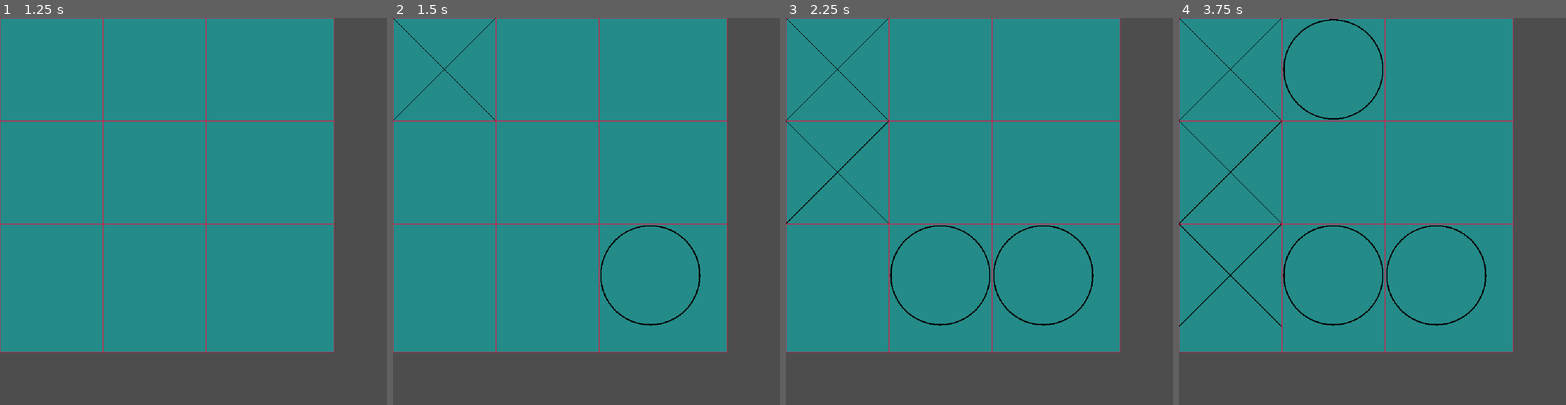
Above: before the commit, frames 1-4 (left to right).
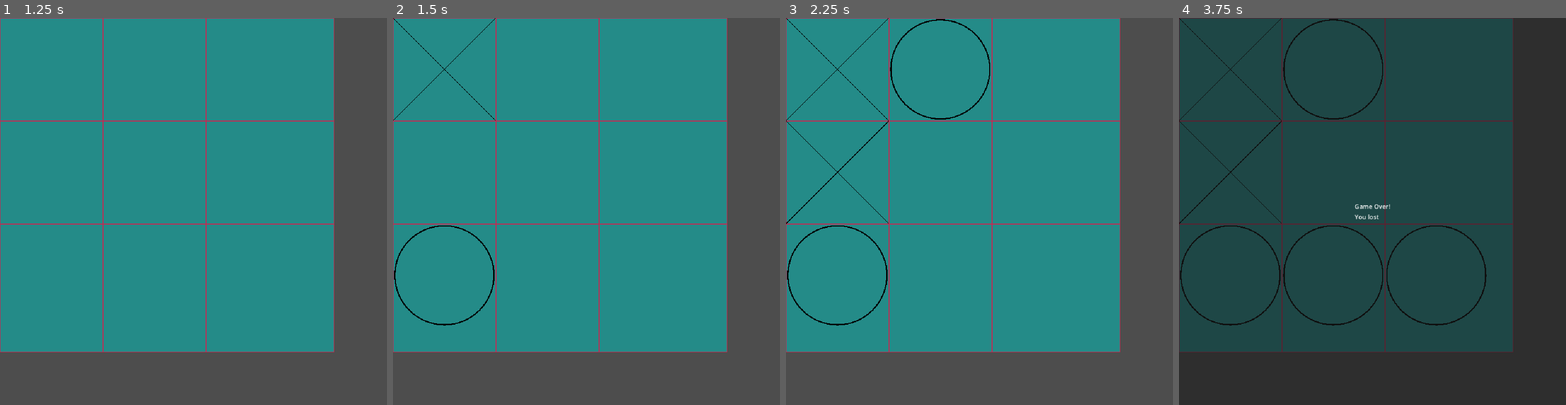
Above: after the commit, the same moments.

Repository: bryantp/tic-tac-toe
Game: Godot game, scene res://scenes/game_board/game_board.tscn
Same seed, same stepped clock (60 frames per second), same inputs: the game is played once before the commit and once after it. Before the commit the project starts from res://game_board.tscn.
Inputs (mouse positions are in pixels of both pictures, inside the frame that each line leads up to):
- Up to frame 1 (1.25 s): click "Single Player" at 0.5 s
- Up to frame 2 (1.5 s): tap Enter at 1.25 s; move the mouse to (458, 83) at 1.27 s; click (458, 83) at 1.42 s
- Up to frame 3 (2.25 s): tap Space at 2 s; move the mouse to (851, 184) at 2.02 s; click (851, 184) at 2.17 s
- Up to frame 4 (3.75 s): tap Enter at 2.75 s; move the mouse to (1244, 288) at 2.77 s; click (1244, 288) at 2.92 s; tap Space at 3.5 s; move the mouse to (1345, 83) at 3.52 s; click (1345, 83) at 3.67 s

Frame 1 is identical in both runs. In frame 2, 0.5% of the frame differs, in the area x 0-80%, y 53-80%; in frame 3, 1.1%; in frame 4, 99%, in the area x 0-100%, y 0-100%.

Commit message:
Game works

Diff:
--- a/click_collision.gd
+++ /dev/null
@@ -1,5 +0,0 @@
-extends CollisionShape2D
-
-func _input_event(viewport, event, shape_idx):
-	if event is InputEventMouseButton and event.button_index == MOUSE_BUTTON_LEFT:
-		print("event clicked")
--- a/game_board.gd
+++ /dev/null
@@ -1,152 +0,0 @@
-extends Node2D
-
-var game_square_scene_resource: PackedScene = preload("res://game_square.tscn")
-var main_menu_scene_resource: PackedScene = preload("res://main_menu.tscn")
-var main_menu_scene
-
-var grid_count_vertical = 3
-var grid_count_horizontal = 3
-var board_places: Array[GameSquare] = []
-
-enum GAME_STATE {MAIN_MENU, SINGLE_PLAYER}
-var current_game_state = GAME_STATE.MAIN_MENU
-
-enum PLAYER_TURN {PLAYER_ONE, PLAYER_TWO}
-var current_player_turn = PLAYER_TURN.PLAYER_ONE
-
-func _process(delta: float) -> void:
-	if current_player_turn == PLAYER_TURN.PLAYER_ONE:
-		$InputBlockingRect.visible = false
-		$InputBlockingRect.mouse_filter = Control.MOUSE_FILTER_IGNORE
-	else: #The AI has to make a move
-		$InputBlockingRect.visible = true
-		$InputBlockingRect.mouse_filter = Control.MOUSE_FILTER_STOP
-		_ai_make_move()
-
-func _ai_make_move():
-	print("AI Making Move")
-	var empty_board_indices: Array[int] = []
-	# Gather all of the empty board spaces
-	for i in range(board_places.size()):
-		var board_piece = board_places[i]
-		if(board_piece.current_marker_type == GameSquare.MARKER_TYPE.NONE):
-			empty_board_indices.append(i)
-
-	print("Found %s empty board pieces" % empty_board_indices.size())
-	# Pick one at random
-	var random_index = randi_range(0, empty_board_indices.size())
-	var chosen_board_piece = board_places[random_index]
-	print("Chose index (%s,%s) as my board piece" % _get_xy_from_int(random_index))
-	# Place a cirle for now
-	chosen_board_piece.place_circle()
-	_handle_potential_win(_check_win())
-	current_player_turn = PLAYER_TURN.PLAYER_ONE
-
-func _draw() -> void:
-	if current_game_state == GAME_STATE.MAIN_MENU:
-		_render_main_menu()
-	else:
-		_render_game_board()
-
-func _render_main_menu() -> void:
-	main_menu_scene = main_menu_scene_resource.instantiate()
-	add_child(main_menu_scene)
-	main_menu_scene.selected_single_player.connect(_set_game_mode_single_player)
-
-# Signal handler for menu button single player
-func _set_game_mode_single_player() -> void:
-	current_game_state = GAME_STATE.SINGLE_PLAYER
-	main_menu_scene.hide()
-	queue_redraw()
-
-func _render_game_board() -> void:
-	var root_size = get_tree().root.size
-	var game_square_height = root_size.y / grid_count_vertical
-	var game_square_width = root_size.x / grid_count_horizontal
-
-	var current_x = 0
-	var current_y = 0
-	for i in range(0, grid_count_horizontal):
-		current_y = 0
-		for j in range(0, grid_count_vertical):
-			var game_square_scene = game_square_scene_resource.instantiate()
-			game_square_scene.position = Vector2(current_x,current_y)
-			add_child(game_square_scene)
-			game_square_scene.player_choice_made.connect(_handle_player_choice_made)
-			var scale = Vector2(game_square_width / float(root_size.x), game_square_height / float(root_size.y))
-			game_square_scene.set_scale(scale)
-			current_y += game_square_height
-			print("Placing Board Piece")
-			board_places.append(game_square_scene)
-		current_x += game_square_width
-
-func _handle_player_choice_made(marker_type: GameSquare.MARKER_TYPE) -> void:
-	print("Got player choice %s" % marker_type)
-	if current_player_turn != PLAYER_TURN.PLAYER_ONE:
-		# This will have to change when we have multiplayer
-		push_error("Player can't make a choice when it's not their turn, quitting game.")
-		get_tree().quit()
-	#We're going to have to stop player one from making choices here
-	current_player_turn = PLAYER_TURN.PLAYER_TWO
-	_handle_potential_win(_check_win())
-
-func _handle_potential_win(markerType: GameSquare.MARKER_TYPE) -> void:
-	print("Winning Marker %s" %  GameSquare.MARKER_TYPE.keys()[markerType])
-
-func _check_win():
-	# There are only 8 possible ways to win, manually check them all
-	var did_win: GameSquare.MARKER_TYPE
-	var horizontalTop: Array[GameSquare] = [_get_grid_at_xy(0,0), _get_grid_at_xy(1,0), _get_grid_at_xy(2,0)]
-	did_win = _check_row_for_win(horizontalTop)
-	if did_win != GameSquare.MARKER_TYPE.NONE:
-		return did_win
-
-	var horizontalMiddle: Array[GameSquare] = [_get_grid_at_xy(0,1), _get_grid_at_xy(1,1), _get_grid_at_xy(2,1)]
-	did_win = _check_row_for_win(horizontalMiddle)
-	if did_win != GameSquare.MARKER_TYPE.NONE:
-		return did_win
-
-	var horizontalBottom: Array[GameSquare] = [_get_grid_at_xy(0,2), _get_grid_at_xy(1,2), _get_grid_at_xy(2,2)]
-	did_win = _check_row_for_win(horizontalBottom)
-	if did_win != GameSquare.MARKER_TYPE.NONE:
-		return did_win
-
-	var verticalLeft: Array[GameSquare] = [_get_grid_at_xy(0,0), _get_grid_at_xy(0,1), _get_grid_at_xy(0,2)]
-	did_win = _check_row_for_win(verticalLeft)
-	if did_win != GameSquare.MARKER_TYPE.NONE:
-		return did_win
-
-	var verticalMiddle: Array[GameSquare] = [_get_grid_at_xy(1,0), _get_grid_at_xy(1,1), _get_grid_at_xy(2,1)]
-	did_win = _check_row_for_win(verticalMiddle)
-	if did_win != GameSquare.MARKER_TYPE.NONE:
-		return did_win
-
-	var verticalRight: Array[GameSquare] = [_get_grid_at_xy(2,0), _get_grid_at_xy(2,1), _get_grid_at_xy(2,2)]
-	did_win = _check_row_for_win(verticalRight)
-	if did_win != GameSquare.MARKER_TYPE.NONE:
-		return did_win
-
-	var diagRight: Array[GameSquare] = [_get_grid_at_xy(0,0), _get_grid_at_xy(1,1), _get_grid_at_xy(2,1)]
-	did_win = _check_row_for_win(diagRight)
-	if did_win != GameSquare.MARKER_TYPE.NONE:
-		return did_win
-
-	var diagLeft: Array[GameSquare] = [_get_grid_at_xy(2,0), _get_grid_at_xy(1,1), _get_grid_at_xy(0,2)]
-	return _check_row_for_win(diagLeft)
-
-func _check_row_for_win(row: Array[GameSquare]) -> GameSquare.MARKER_TYPE:
-	var x_wins = row.reduce(func(count, next): return count + 1 if next.current_marker_type == GameSquare.MARKER_TYPE.X else count, 0)
-	if x_wins == 3:
-		return GameSquare.MARKER_TYPE.X
-
-	var circle_wins = row.reduce(func(count, next): return count + 1 if next.current_marker_type == GameSquare.MARKER_TYPE.CIRCLE else count, 0)
-	if circle_wins == 3:
-		return GameSquare.MARKER_TYPE.CIRCLE
-
-	return GameSquare.MARKER_TYPE.NONE
-
-func _get_grid_at_xy(x: int, y: int) -> GameSquare:
-	return board_places[y * 3 + x]
-
-func _get_xy_from_int(i: int) -> Array[int]:
-	return [i / 3,i % 3]
--- a/game_board.tscn
+++ /dev/null
@@ -1,30 +0,0 @@
-[gd_scene load_steps=2 format=3 uid="uid://bw7t5ayu8c2no"]
-
-[ext_resource type="Script" uid="uid://c5ye0vypmfy6m" path="res://game_board.gd" id="1_xrvgy"]
-
-[node name="MainGame" type="Node2D"]
-script = ExtResource("1_xrvgy")
-
-[node name="InputBlockingRect" type="ColorRect" parent="."]
-visible = false
-z_index = 2
-offset_right = 999.0
-offset_bottom = 1000.0
-mouse_filter = 2
-color = Color(0.23529412, 0.3764706, 0.42352942, 0.89411765)
-
-[node name="Label" type="Label" parent="InputBlockingRect"]
-layout_mode = 1
-anchors_preset = 8
-anchor_left = 0.5
-anchor_top = 0.5
-anchor_right = 0.5
-anchor_bottom = 0.5
-offset_left = -70.5
-offset_top = -11.5
-offset_right = 70.5
-offset_bottom = 11.5
-grow_horizontal = 2
-grow_vertical = 2
-theme_override_font_sizes/font_size = 80
-text = "Other Player Goes"
--- /dev/null
+++ b/scenes/game_board/game_board.gd
@@ -0,0 +1,94 @@
+extends Node2D
+
+var game_square_scene_resource: PackedScene = preload("res://scenes/game_square/game_square.tscn")
+var main_menu_scene_resource: PackedScene = preload("res://scenes/main_menu/main_menu.tscn")
+var game_over_scene_resource: PackedScene = preload("res://scenes/game_over/game_over.tscn")
+var main_menu_scene
+
+var grid_count_vertical = 3
+var grid_count_horizontal = 3
+var board_places: Array[GameSquare] = []
+
+enum GAME_STATE {MAIN_MENU, SINGLE_PLAYER}
+var current_game_state = GAME_STATE.MAIN_MENU
+
+enum PLAYER_TURN {PLAYER_ONE, PLAYER_TWO}
+var current_player_turn = PLAYER_TURN.PLAYER_ONE
+
+var win_condition_check: WinConditionCheck
+
+func _process(delta: float) -> void:
+	if current_player_turn == PLAYER_TURN.PLAYER_ONE:
+		$InputBlockingRect.visible = false
+		$InputBlockingRect.mouse_filter = Control.MOUSE_FILTER_IGNORE
+	else: #The AI has to make a move
+		$InputBlockingRect.visible = true
+		$InputBlockingRect.mouse_filter = Control.MOUSE_FILTER_STOP
+		_ai_make_move()
+
+func _ai_make_move():
+	var chosen_board_piece = GameAI.ai_make_move(board_places)
+	chosen_board_piece.place_circle()
+	_handle_potential_win(win_condition_check.check_win())
+	current_player_turn = PLAYER_TURN.PLAYER_ONE
+
+func _draw() -> void:
+	if current_game_state == GAME_STATE.MAIN_MENU:
+		_render_main_menu()
+	else:
+		_render_game_board()
+
+func _render_main_menu() -> void:
+	main_menu_scene = main_menu_scene_resource.instantiate()
+	add_child(main_menu_scene)
+	main_menu_scene.selected_single_player.connect(_set_game_mode_single_player)
+
+# Signal handler for menu button single player
+func _set_game_mode_single_player() -> void:
+	current_game_state = GAME_STATE.SINGLE_PLAYER
+	main_menu_scene.hide()
+	queue_redraw()
+
+func _render_game_board() -> void:
+	var root_size = get_tree().root.size
+	var game_square_height = root_size.y / grid_count_vertical
+	var game_square_width = root_size.x / grid_count_horizontal
+
+	var current_x = 0
+	var current_y = 0
+	for i in range(0, grid_count_horizontal):
+		current_y = 0
+		for j in range(0, grid_count_vertical):
+			var game_square_scene = game_square_scene_resource.instantiate()
+			game_square_scene.position = Vector2(current_x,current_y)
+			add_child(game_square_scene)
+			game_square_scene.player_choice_made.connect(_handle_player_choice_made)
+			var scale = Vector2(game_square_width / float(root_size.x), game_square_height / float(root_size.y))
+			game_square_scene.set_scale(scale)
+			current_y += game_square_height
+			print("Placing Board Piece")
+			board_places.append(game_square_scene)
+		current_x += game_square_width
+	win_condition_check = WinConditionCheck.new(board_places)
+
+func _handle_player_choice_made(marker_type: GameSquare.MARKER_TYPE) -> void:
+	print("Got player choice %s" % marker_type)
+	if current_player_turn != PLAYER_TURN.PLAYER_ONE:
+		# This will have to change when we have multiplayer
+		push_error("Player can't make a choice when it's not their turn, quitting game.")
+		get_tree().quit()
+	#We're going to have to stop player one from making choices here
+	current_player_turn = PLAYER_TURN.PLAYER_TWO
+	_handle_potential_win(win_condition_check.check_win())
+
+func _handle_potential_win(markerType: GameSquare.MARKER_TYPE) -> void:
+	if markerType == GameSquare.MARKER_TYPE.NONE:
+		return
+	print("Winning Marker %s" %  GameSquare.MARKER_TYPE.keys()[markerType])
+	var game_over = game_over_scene_resource.instantiate()
+	if markerType == GameSquare.MARKER_TYPE.X:
+		game_over.message = "You won!"
+	else:
+		game_over.message = "You lost"
+
+	add_child(game_over)
--- /dev/null
+++ b/scenes/game_board/game_board.tscn
@@ -0,0 +1,29 @@
+[gd_scene load_steps=2 format=3 uid="uid://bw7t5ayu8c2no"]
+
+[ext_resource type="Script" uid="uid://c5ye0vypmfy6m" path="res://game_board.gd" id="1_mg2ed"]
+
+[node name="MainGame" type="Node2D"]
+script = ExtResource("1_mg2ed")
+
+[node name="InputBlockingRect" type="ColorRect" parent="."]
+z_index = 2
+offset_right = 999.0
+offset_bottom = 1000.0
+mouse_filter = 2
+color = Color(0.23529412, 0.3764706, 0.42352942, 0.89411765)
+
+[node name="Label" type="Label" parent="InputBlockingRect"]
+layout_mode = 1
+anchors_preset = 8
+anchor_left = 0.5
+anchor_top = 0.5
+anchor_right = 0.5
+anchor_bottom = 0.5
+offset_left = -70.5
+offset_top = -11.5
+offset_right = 70.5
+offset_bottom = 11.5
+grow_horizontal = 2
+grow_vertical = 2
+theme_override_font_sizes/font_size = 88
+text = "Other Player Goes"
--- /dev/null
+++ b/scenes/game_over/game_over.gd
@@ -0,0 +1,7 @@
+extends CanvasLayer
+
+@onready var label: Label = $PanelContainer/VBoxContainer/VBoxContainer/MessageLabel
+@export var message: String
+
+func _ready() -> void:
+	label.text = message
--- /dev/null
+++ b/scenes/game_over/game_over.tscn
@@ -0,0 +1,34 @@
+[gd_scene load_steps=3 format=3 uid="uid://t6716qkgkffx"]
+
+[ext_resource type="Script" uid="uid://da2w016335eqw" path="res://scenes/game_over/game_over.gd" id="1_sseyc"]
+[ext_resource type="Theme" uid="uid://uhqicibdpjko" path="res://main_theme.tres" id="2_anb0t"]
+
+[node name="MenuCanvasLayer" type="CanvasLayer"]
+script = ExtResource("1_sseyc")
+
+[node name="PanelContainer" type="PanelContainer" parent="."]
+anchors_preset = 15
+anchor_right = 1.0
+anchor_bottom = 1.0
+grow_horizontal = 2
+grow_vertical = 2
+size_flags_horizontal = 3
+size_flags_vertical = 3
+theme = ExtResource("2_anb0t")
+
+[node name="VBoxContainer" type="VBoxContainer" parent="PanelContainer"]
+layout_mode = 2
+size_flags_vertical = 4
+
+[node name="VBoxContainer" type="VBoxContainer" parent="PanelContainer/VBoxContainer"]
+layout_mode = 2
+size_flags_horizontal = 4
+
+[node name="Label" type="Label" parent="PanelContainer/VBoxContainer/VBoxContainer"]
+layout_mode = 2
+size_flags_horizontal = 4
+text = "Game Over!"
+
+[node name="MessageLabel" type="Label" parent="PanelContainer/VBoxContainer/VBoxContainer"]
+layout_mode = 2
+text = "You Won!"
--- a/game_square.tscn
+++ b/scenes/game_square/game_square.tscn
@@ -1,7 +1,7 @@
 [gd_scene load_steps=5 format=3 uid="uid://u6xfw75hjd3t"]
 
-[ext_resource type="Script" uid="uid://cl64vmuhlg838" path="res://game_square.gd" id="1_y2b6y"]
-[ext_resource type="Script" uid="uid://cntygqu3gke8q" path="res://circle.gd" id="2_yg47s"]
+[ext_resource type="Script" uid="uid://cl64vmuhlg838" path="res://scenes/game_square/game_square.gd" id="1_1o7tc"]
+[ext_resource type="Script" uid="uid://cntygqu3gke8q" path="res://scenes/game_square/circle.gd" id="2_4w46j"]
 
 [sub_resource type="RectangleShape2D" id="RectangleShape2D_yg47s"]
 size = Vector2(987, 989)
@@ -15,7 +15,7 @@
 border_color = Color(0.79799587, 0.14575243, 0.3126332, 1)
 
 [node name="GameSquare" type="Area2D"]
-script = ExtResource("1_y2b6y")
+script = ExtResource("1_1o7tc")
 
 [node name="ClickCollision" type="CollisionShape2D" parent="."]
 position = Vector2(500.5, 501.5)
@@ -46,6 +46,6 @@
 theme_override_styles/panel = SubResource("StyleBoxFlat_y2b6y")
 
 [node name="Circle" type="Node2D" parent="."]
-script = ExtResource("2_yg47s")
+script = ExtResource("2_4w46j")
 
 [connection signal="input_event" from="." to="." method="_on_input_event"]
--- a/main_menu.gd
+++ b/scenes/main_menu/main_menu.gd
@@ -15,7 +15,8 @@
 	selected_multiplayer.emit()
 
 func _on_quit_button_pressed() -> void:
-	pass # Replace with function body.
+	get_tree().root.propagate_notification(NOTIFICATION_WM_CLOSE_REQUEST)
+	get_tree().quit()
 
 func _on_settings_button_pressed() -> void:
 	selected_settings.emit()
--- a/main_menu.tscn
+++ b/scenes/main_menu/main_menu.tscn
@@ -1,10 +1,10 @@
 [gd_scene load_steps=3 format=3 uid="uid://lh4nhusaonsa"]
 
-[ext_resource type="Theme" uid="uid://uhqicibdpjko" path="res://main_theme.tres" id="1_06t4h"]
-[ext_resource type="Script" uid="uid://brspukak7iy64" path="res://main_menu.gd" id="1_7vrkn"]
+[ext_resource type="Script" uid="uid://brspukak7iy64" path="res://scenes/main_menu/main_menu.gd" id="1_0ebjn"]
+[ext_resource type="Theme" uid="uid://uhqicibdpjko" path="res://main_theme.tres" id="2_ob46e"]
 
 [node name="MenuCanvasLayer" type="CanvasLayer"]
-script = ExtResource("1_7vrkn")
+script = ExtResource("1_0ebjn")
 
 [node name="PanelContainer" type="PanelContainer" parent="."]
 anchors_preset = 15
--- /dev/null
+++ b/scripts/game_ai.gd
@@ -0,0 +1,20 @@
+class_name GameAI
+
+static func ai_make_move(board_places: Array[GameSquare]) -> GameSquare:
+	print("AI Making Move")
+	var empty_board_indices: Array[int] = []
+	# Gather all of the empty board spaces
+	for i in range(board_places.size()):
+		var board_piece = board_places[i]
+		if(board_piece.current_marker_type == GameSquare.MARKER_TYPE.NONE):
+			empty_board_indices.append(i)
+
+	print("Found %s empty board pieces" % empty_board_indices.size())
+	# Pick one at random
+	var random_index = empty_board_indices[randi_range(0, empty_board_indices.size() - 1)]
+	var chosen_board_piece = board_places[random_index]
+	print("Chose index (%s,%s) as my board piece" % _get_xy_from_int(random_index))
+	return chosen_board_piece
+
+static func _get_xy_from_int(i: int) -> Array[int]:
+	return [i / 3,i % 3]
--- /dev/null
+++ b/scripts/win_condition_check.gd
@@ -0,0 +1,44 @@
+class_name WinConditionCheck
+
+var board_places: Array[GameSquare]
+
+func _init(board_places) -> void:
+	self.board_places = board_places
+
+func check_win() -> GameSquare.MARKER_TYPE:
+	var win_patterns = [
+		# Rows
+		[Vector2i(0, 0), Vector2i(1, 0), Vector2i(2, 0)],
+		[Vector2i(0, 1), Vector2i(1, 1), Vector2i(2, 1)],
+		[Vector2i(0, 2), Vector2i(1, 2), Vector2i(2, 2)],
+		# Columns
+		[Vector2i(0, 0), Vector2i(0, 1), Vector2i(0, 2)],
+		[Vector2i(1, 0), Vector2i(1, 1), Vector2i(1, 2)],
+		[Vector2i(2, 0), Vector2i(2, 1), Vector2i(2, 2)],
+		# Diagonals
+		[Vector2i(0, 0), Vector2i(1, 1), Vector2i(2, 2)],
+		[Vector2i(2, 0), Vector2i(1, 1), Vector2i(0, 2)]
+	]
+
+	for pattern in win_patterns:
+		var squares: Array[GameSquare] = []
+		for pos in pattern:
+			squares.append(_get_grid_at_xy(pos.x, pos.y))
+		var result = _check_row_for_win(squares)
+		if result != GameSquare.MARKER_TYPE.NONE:
+			return result
+
+	return GameSquare.MARKER_TYPE.NONE
+
+func _check_row_for_win(row: Array[GameSquare]) -> GameSquare.MARKER_TYPE:
+	var first_marker = row[0].current_marker_type
+
+	# All three must match, and not be NONE
+	if first_marker != GameSquare.MARKER_TYPE.NONE \
+			and row.all(func(cell): return cell.current_marker_type == first_marker):
+		return first_marker
+
+	return GameSquare.MARKER_TYPE.NONE
+
+func _get_grid_at_xy(x: int, y: int) -> GameSquare:
+	return board_places[y * 3 + x]
Not shown, removed: click_collision.gd.uid
Renamed: game_board.gd.uid -> scenes/game_board/game_board.gd.uid
Not shown, added: scenes/game_over/game_over.gd.uid
Renamed: circle.gd -> scenes/game_square/circle.gd
Renamed: circle.gd.uid -> scenes/game_square/circle.gd.uid
Renamed: game_square.gd -> scenes/game_square/game_square.gd
Renamed: game_square.gd.uid -> scenes/game_square/game_square.gd.uid
Renamed: main_menu.gd.uid -> scenes/main_menu/main_menu.gd.uid
Not shown: 1 places in scenes/main_menu/main_menu.tscn that only renumber resources
Not shown, added: scripts/game_ai.gd.uid
Not shown, added: scripts/win_condition_check.gd.uid
Not shown, added: scenes/game_board/game_board.tscn.depren
(and 1 more such lines)
